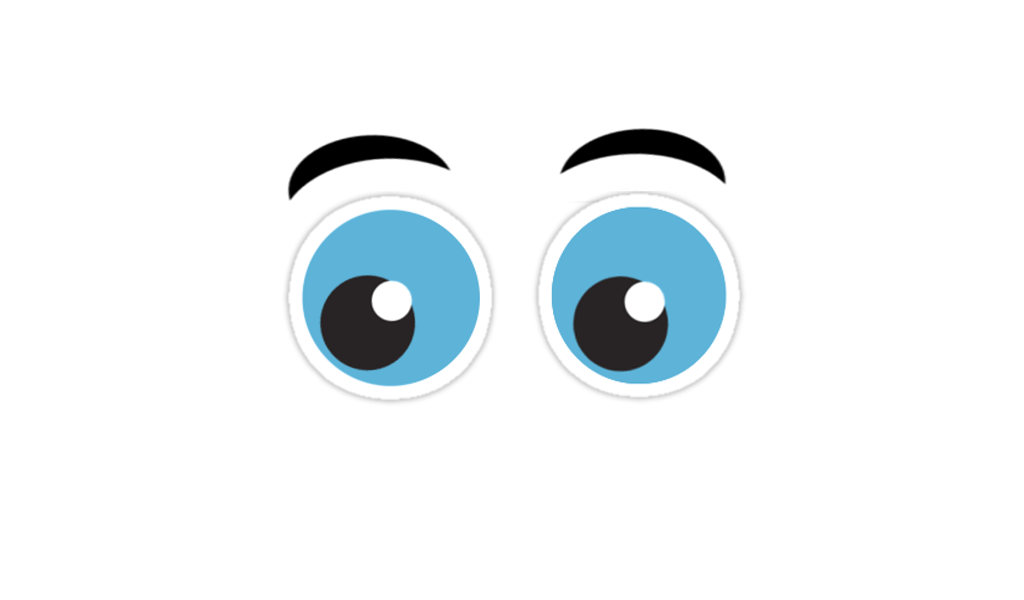
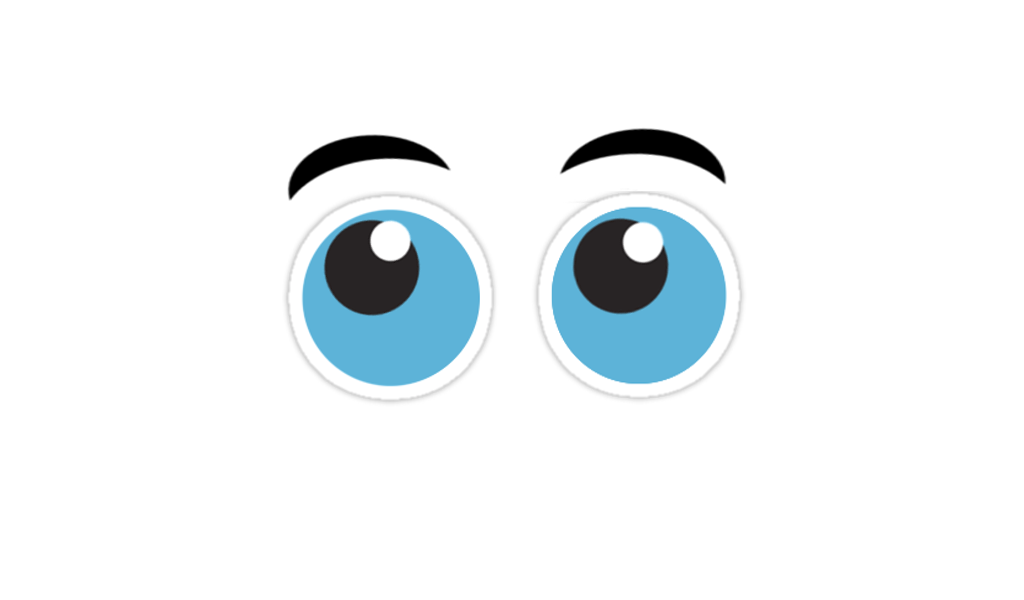
Before/after of a 1024px x 600px layered artwork. What changed in the layer stack:
painted on "Pasted Layer copy #4" over left=571, top=216, right=670, bottom=374
painted on "Pasted Layer copy #3" over left=319, top=218, right=422, bottom=372
